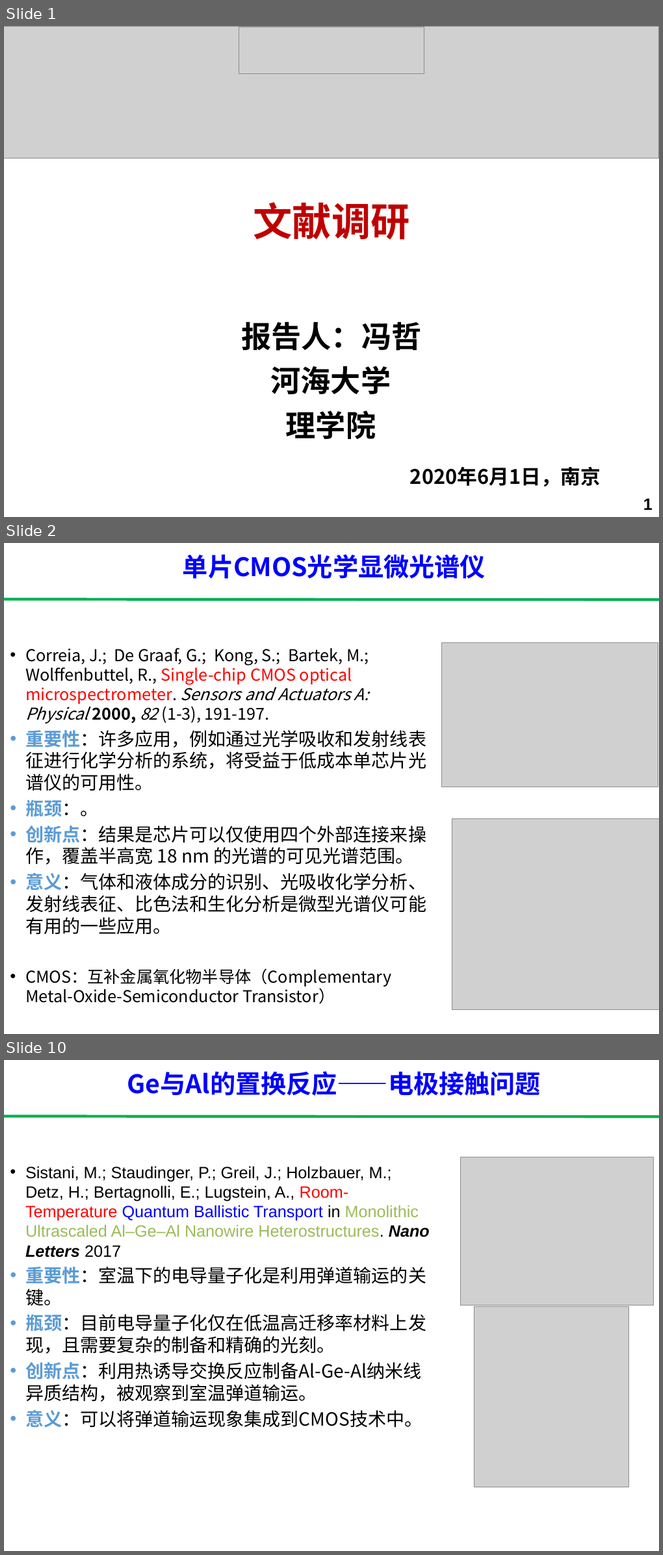
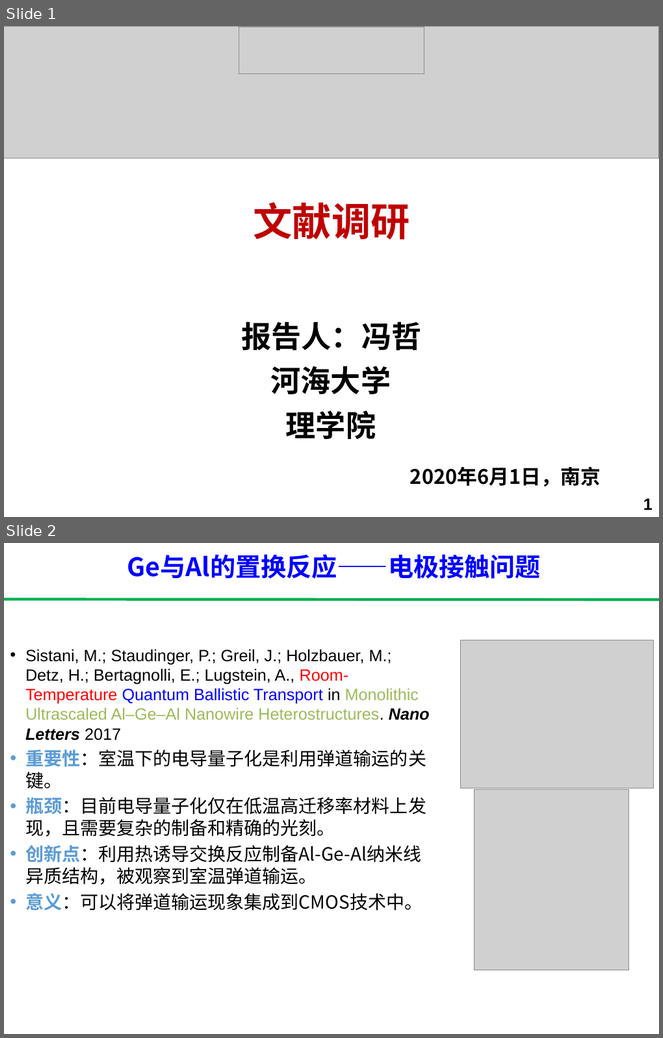
Before and after one commit to ph3n92h3/literature_research, a slide deck: literature_research.pptx. Shown one above the other, each under a label of ours: slides 1, 2 and 10 before the commit, slides 1 and 2 after it; the slides between them are not shown. The pictures are 663x1555 and 663x1038 pixels, drawn with LibreOffice and Linux fonts; fonts in the diff are those of the drawing; grey boxes stand for pictures. Boxes give left, top, right and bottom in pixels: in the first picture for what was removed or moved away, otherwise in the second. Text is boxed around its words. In the diff, an @@ line names an element or a change of style, - is before the commit and + after.

```diff
--- a/literature_research.pptx
+++ b/literature_research.pptx
@@ slide 2 removed at [4, 543, 659, 1034], background #FFFFFF @@
@@ text removed at [183, 554, 486, 579] @@
-单片CMOS光学显微光谱仪
@@ line removed from (659, 600) to (4, 600) @@
@@ text removed at [25, 648, 426, 1005] @@
-• Correia, J.; De Graaf, G.; Kong, S.; Bartek, M.; Wolffenbuttel, R., Single-chip CMOS optical microspectrometer. Sensors and Actuators A: Physical 2000, 82 (1-3), 191-197.
-• 重要性：许多应用，例如通过光学吸收和发射线表征进行化学分析的系统，将受益于低成本单芯片光谱仪的可用性。
-• 瓶颈：。
-• 创新点：结果是芯片可以仅使用四个外部连接来操作，覆盖半高宽 18 nm 的光谱的可见光谱范围。
-• 意义：气体和液体成分的识别、光吸收化学分析、发射线表征、比色法和生化分析是微型光谱仪可能有用的一些应用。
-• CMOS：互补金属氧化物半导体（Complementary Metal-Oxide-Semiconductor Transistor）
@@ picture removed at [441, 642, 659, 787] @@
@@ picture removed at [452, 819, 659, 1010] @@
@@ what was slide 10 is now slide 2 @@
```
Also in this commit, not shown: 7 other slides removed, 21 other files.
